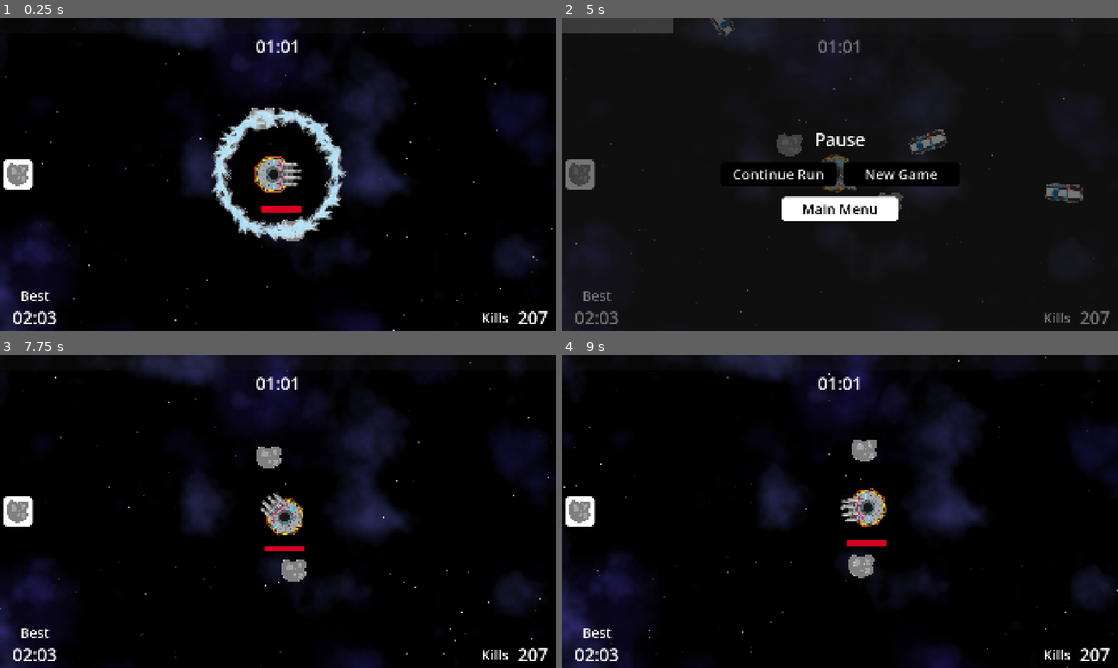
Above: before the commit, frames 1-4 (two rows, left to right).
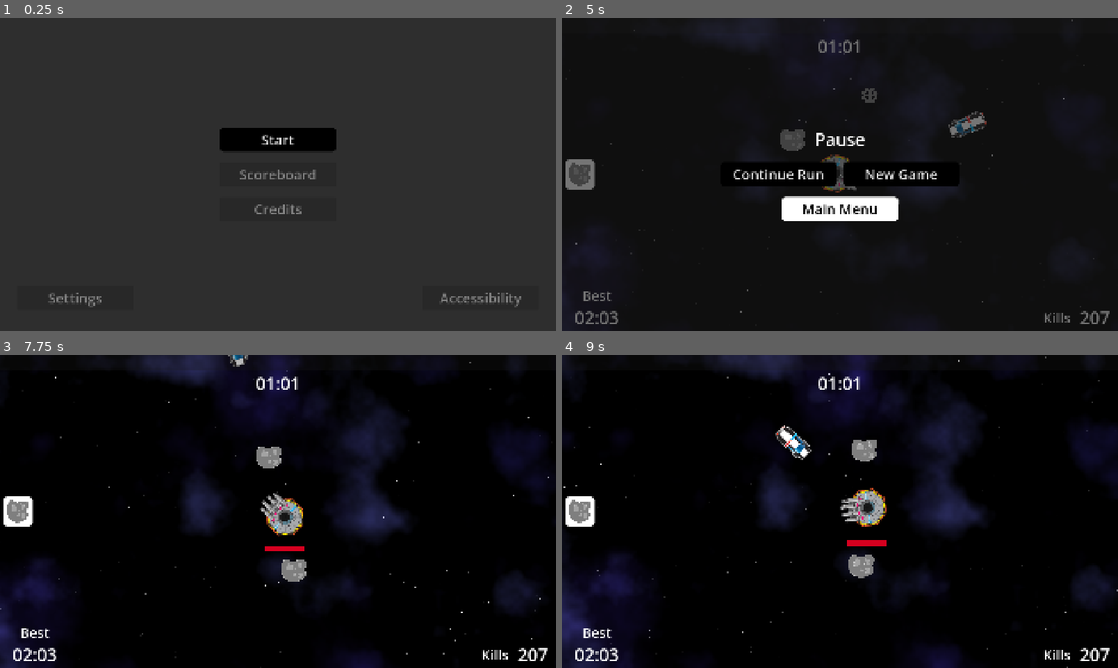
Above: after the commit, the same moments.

Repository: two-sticks-and-a-rock/space-arcade
Game: Godot game, scene res://scenes/ui/main_menu.tscn
The game is run twice, just before and just after one commit, with the same random seed, the same clock (stepped at 60 frames per second) and the same inputs. Before the commit the project starts from res://scenes/main.tscn.
Inputs (mouse positions are in pixels of both pictures, inside the frame that each line leads up to):
- Up to frame 1 (0.25 s): no input
- Up to frame 2 (5 s): click (840, 140) at 0.5 s, where only the run after the commit has a clickable "Start"; move the mouse to (962, 158) at 1.27 s; press the mouse at (962, 158) at 1.28 s; move the mouse to (728, 190) at 2.02 s; release the mouse at (728, 190) at 2.03 s; click (728, 190) at 2.1 s; move the mouse to (895, 105) at 2.77 s; press the mouse at (895, 105) at 2.78 s; move the mouse to (812, 237) at 3.52 s; release the mouse at (812, 237) at 3.53 s; click (812, 237) at 3.6 s; move the mouse to (1006, 221) at 4.27 s; press the mouse at (1006, 221) at 4.28 s; tap Escape (pause) at 4.9 s
- Up to frame 3 (7.75 s): release the mouse at (444, 558) at 5 s; click "New Game" at 5 s; move the mouse to (111, 464) at 5.77 s; click (111, 464) at 5.85 s; move the mouse to (305, 511) at 6.52 s; press the mouse at (305, 511) at 6.53 s; move the mouse to (194, 433) at 7.27 s; release the mouse at (194, 433) at 7.28 s; click (194, 433) at 7.35 s
- Up to frame 4 (9 s): move the mouse to (962, 495) at 8.02 s; press the mouse at (962, 495) at 8.03 s; move the mouse to (728, 527) at 8.77 s; release the mouse at (728, 527) at 8.78 s; click (728, 527) at 8.85 s

The runs differ from the first frame. In frame 1, 96% of the frame differs, in the area x 0-100%, y 0-100%; in frame 2, 2.2%; in frame 3, less than 0.1%; in frame 4, 0.4%.

Commit message:
continue run

Diff:
--- a/project.godot
+++ b/project.godot
@@ -11,7 +11,7 @@
 [application]
 
 config/name="Space Arcade"
-run/main_scene="uid://be6oad5gocvyr"
+run/main_scene="uid://qysnsonqoawh"
 config/features=PackedStringArray("4.7", "GL Compatibility")
 config/icon="res://icon.svg"
 
--- a/scenes/ui/menu.gd
+++ b/scenes/ui/menu.gd
@@ -23,7 +23,13 @@
 	get_tree().paused = false
 	allow_input = true
 
+func unpause():
+	visible = !visible
+	get_tree().paused = !get_tree().paused
+
 func _input(_event: InputEvent) -> void:
 	if Input.is_action_just_pressed("pause") && allow_input:
-		visible = !visible
-		get_tree().paused = !get_tree().paused
+		unpause()
+
+func _on_continue_run_button_pressed() -> void:
+	unpause()
--- a/scenes/ui/menu.tscn
+++ b/scenes/ui/menu.tscn
@@ -52,3 +52,5 @@
 layout_mode = 2
 size_flags_horizontal = 4
 theme = ExtResource("5_cx0sj")
+
+[connection signal="pressed" from="PanelContainer/VBoxContainer/HBoxContainer/ContinueRunButton" to="." method="_on_continue_run_button_pressed"]
